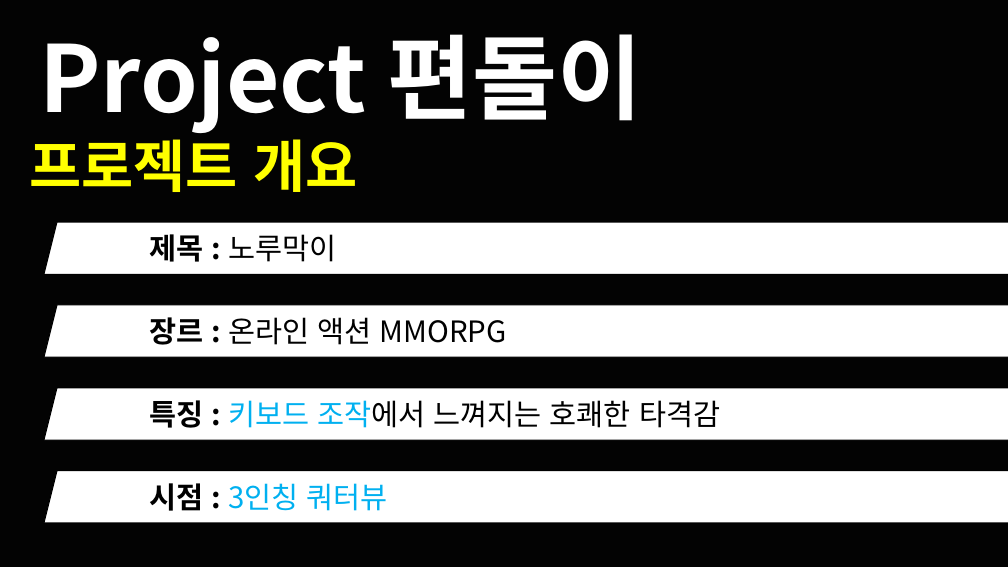
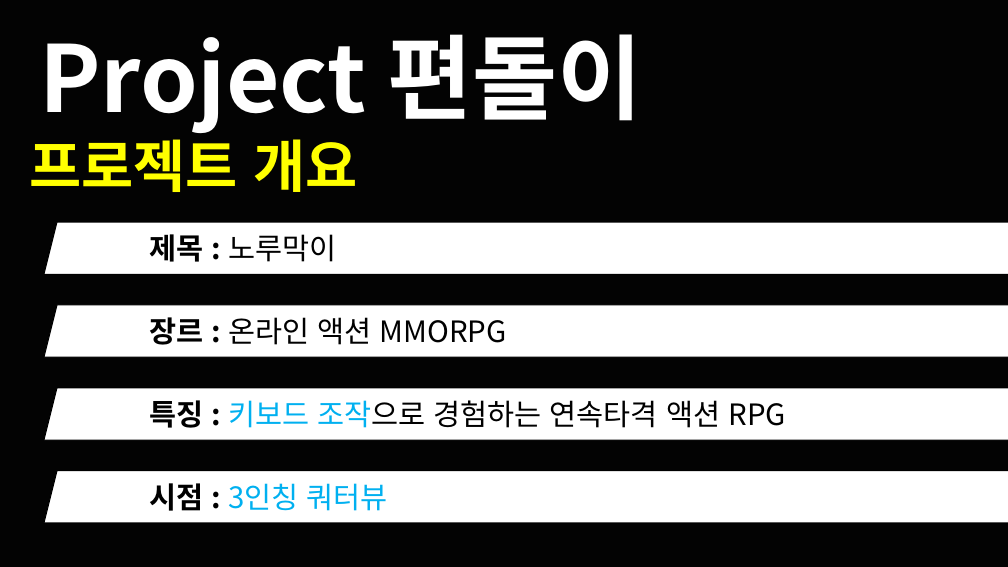
Before and after one commit to korleinster/gamebusdriver, a slide deck: slide 2 of documents/노루막이_김형준_신창섭_홍승필_허지훈.pptx. Drawn at 1008x567 pixels with LibreOffice and Linux fonts; fonts in the diff are those of the drawing; background and template pictures are left out. Boxes give left, top, right and bottom in pixels: in the first picture for what was removed or moved away, otherwise in the second. Text is boxed around its words. In the diff, an @@ line names an element or a change of style, - is before the commit and + after.

```diff
--- a/documents/노루막이_김형준_신창섭_홍승필_허지훈.pptx
+++ b/documents/노루막이_김형준_신창섭_홍승필_허지훈.pptx
@@ text in parallelogram at <box>150,400,785,428</box>: text changed @@
-특징 : 키보드 조작에서 느껴지는 호쾌한 타격감
+특징 : 키보드 조작으로 경험하는 연속타격 액션 RPG
```
Also in this commit, not shown: 5 other slides changed.
